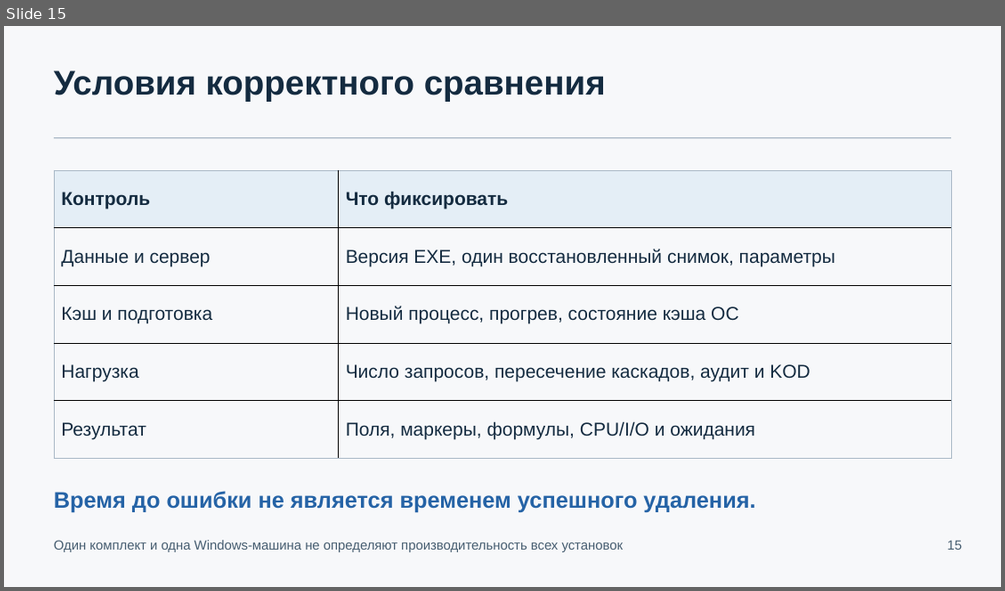
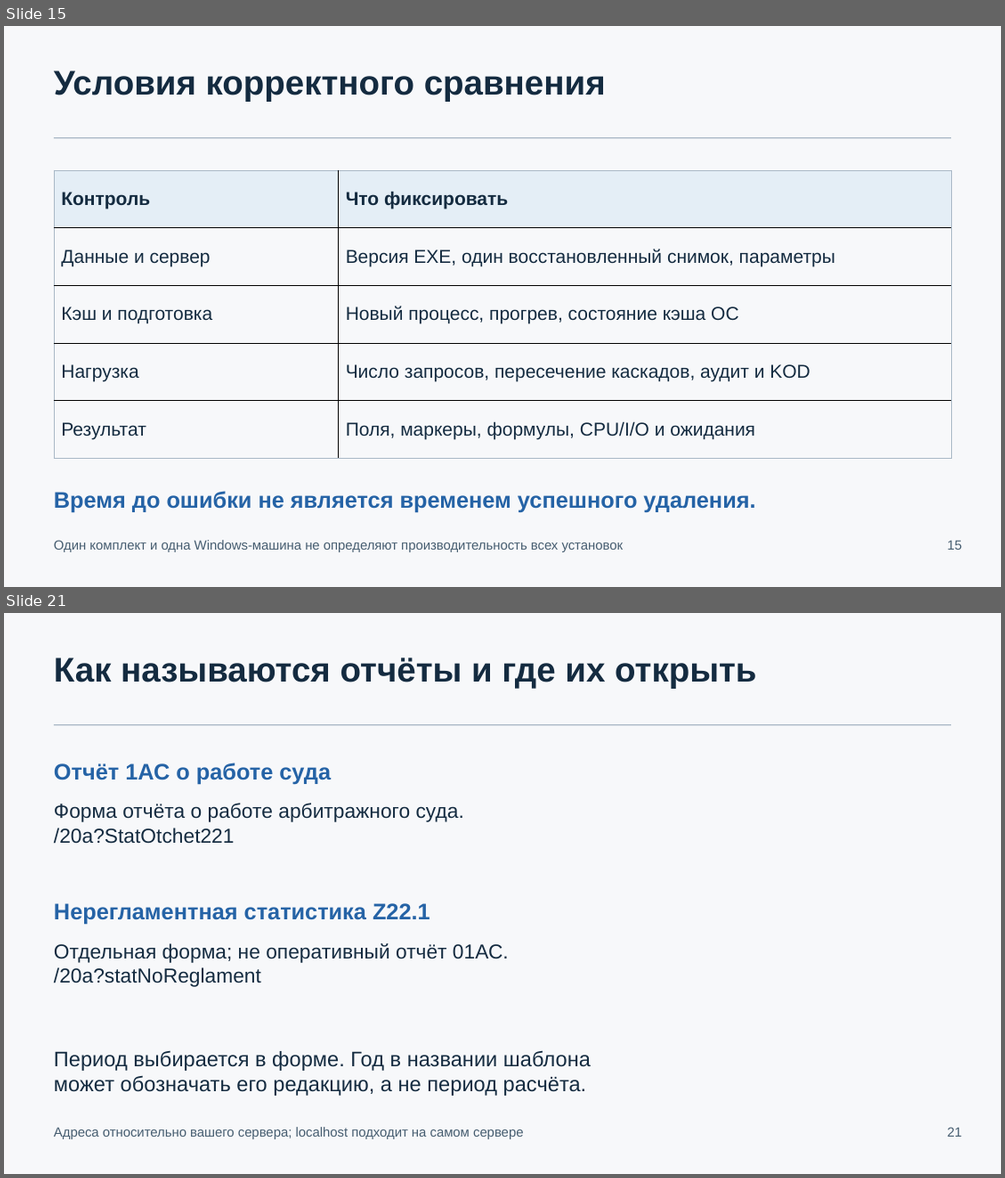
Before and after one commit to Hannabiann/codex-AIs, a slide deck: docs/presentations/codex-AIs-architecture-0.18.pptx. Shown one above the other, each under a label of ours: slide 15 before the commit, slides 15 and 21 after it; the slides between them are not shown. The pictures are 1005x591 and 1005x1178 pixels, drawn with LibreOffice and Linux fonts; fonts in the diff are those of the drawing. Boxes give left, top, right and bottom in pixels: in the first picture for what was removed or moved away, otherwise in the second. Text is boxed around its words. In the diff, an @@ line names an element or a change of style, - is before the commit and + after.

```diff
--- a/docs/presentations/codex-AIs-architecture-0.18.pptx
+++ b/docs/presentations/codex-AIs-architecture-0.18.pptx
@@ slide 21 added at <box>4,613,1001,1174</box>, background #F7F8FA @@
@@ text added at <box>54,657,756,689</box>, 33 pt, text #142B40, bold @@
+Как называются отчёты и где их открыть
@@ rectangle added at <box>54,724,952,725</box>, fill #A9B8C6 @@
@@ text added at <box>54,763,331,784</box>, 21.8 pt, text #2563A6, bold @@
+Отчёт 1АС о работе суда
@@ text added at <box>54,803,464,844</box>, 19.5 pt, text #142B40 @@
+Форма отчёта о работе арбитражного суда.
+/20a?StatOtchet221
@@ text added at <box>54,903,430,925</box>, 21.8 pt, text #2563A6, bold @@
+Нерегламентная статистика Z22.1
@@ text added at <box>54,943,509,987</box>, 19.5 pt, text #142B40 @@
+Отдельная форма; не оперативный отчёт 01АС.
+/20a?statNoReglament
@@ text added at <box>54,1050,591,1095</box>, 20.2 pt, text #142B40 @@
+Период выбирается в форме. Год в названии шаблона
+может обозначать его редакцию, а не период расчёта.
@@ text added at <box>54,1127,524,1139</box>, 12.8 pt, text #465D70 @@
+Адреса относительно вашего сервера; localhost подходит на самом сервере
@@ text added at <box>947,1127,963,1136</box>, 12.8 pt, text #465D70 @@
+21
```
Also in this commit, not shown: 3 slides changed, 8 other slides added, 3 slides removed, 4 other files.
